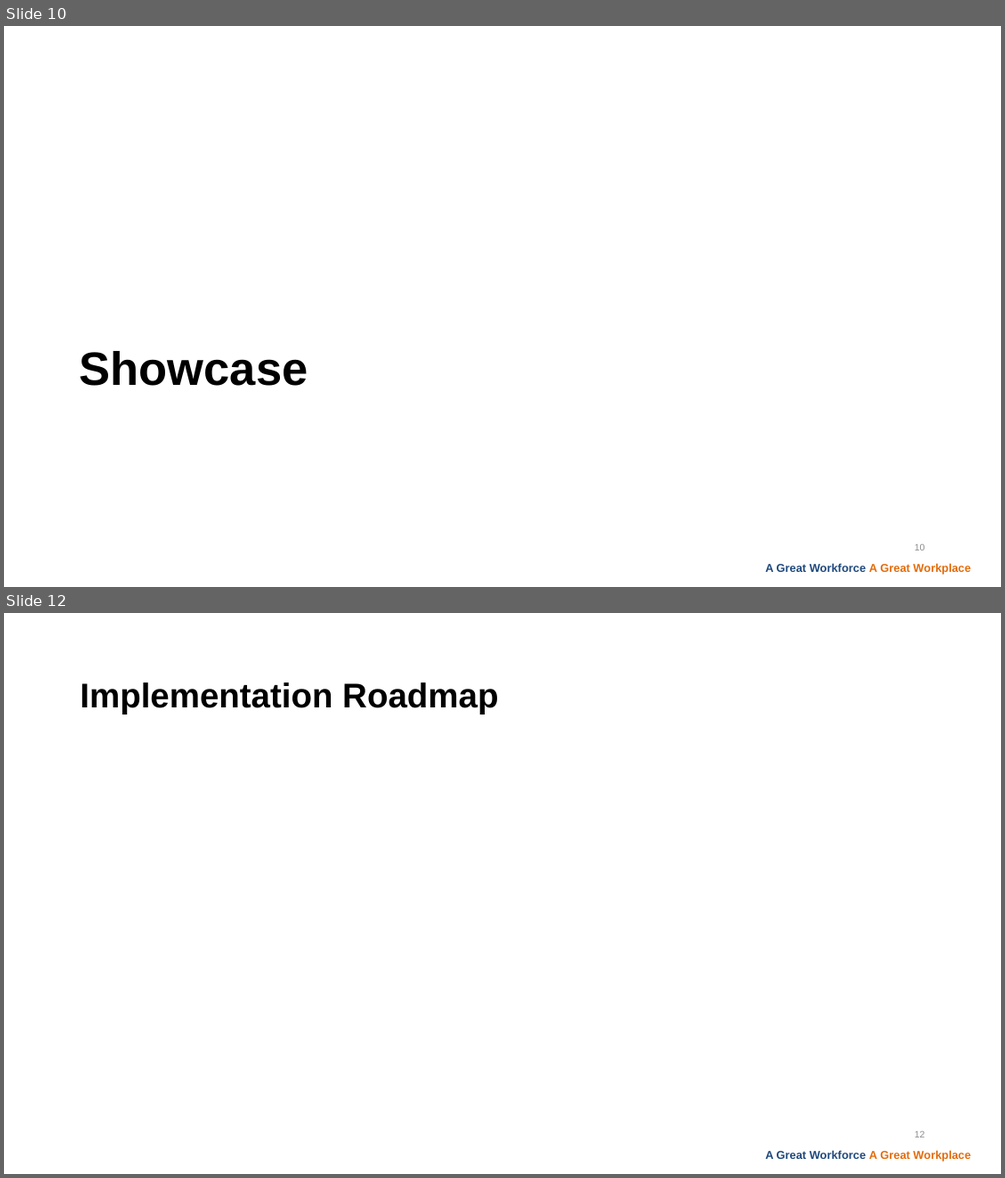
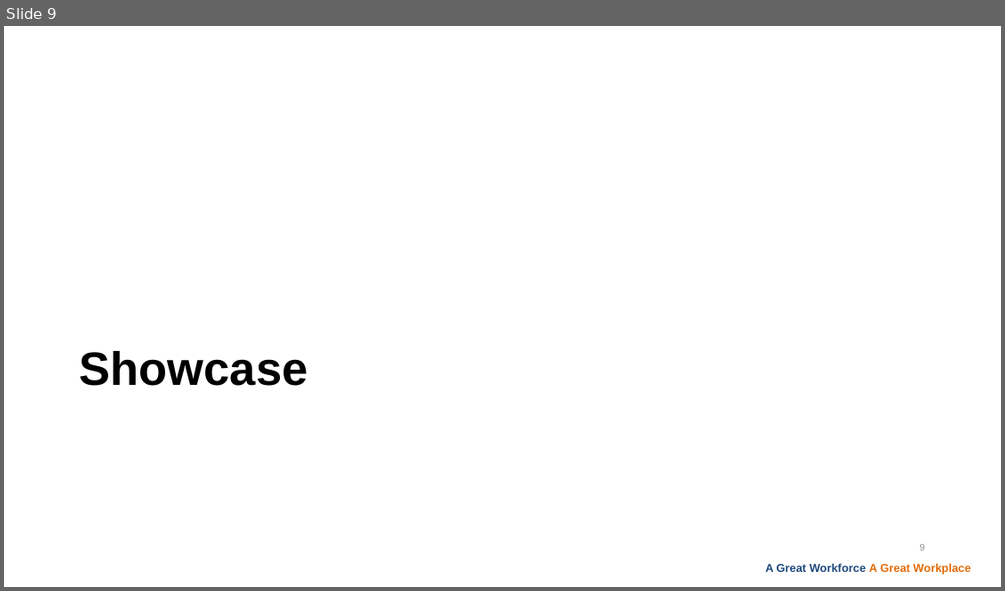
Before and after one commit to 1lhc/database, a slide deck: Presentation1.pptx. Shown one above the other, each under a label of ours: slides 10 and 12 before the commit, slide 9 after it; the slides between them are not shown. The pictures are 1005x1178 and 1005x591 pixels, drawn with LibreOffice and Linux fonts; fonts in the diff are those of the drawing; background and template pictures are left out. Boxes give left, top, right and bottom in pixels: in the first picture for what was removed or moved away, otherwise in the second. Text is boxed around its words. In the diff, an @@ line names an element or a change of style, - is before the commit and + after.

```diff
--- a/Presentation1.pptx
+++ b/Presentation1.pptx
@@ slide 12 removed at box(4, 613, 1001, 1174), background #FFFFFF; not listed: 1 template element that a slide beside it also shows @@
@@ title removed at box(80, 682, 498, 714) @@
-Implementation Roadmap
@@ page number removed at box(914, 1131, 925, 1137) @@
-12
@@ what was slide 10 is now slide 9 @@
@@ page number at box(920, 544, 925, 550): text changed @@
-10
+9
```
Also in this commit, not shown: 5 slides changed, 7 slides added, 7 other slides removed.
